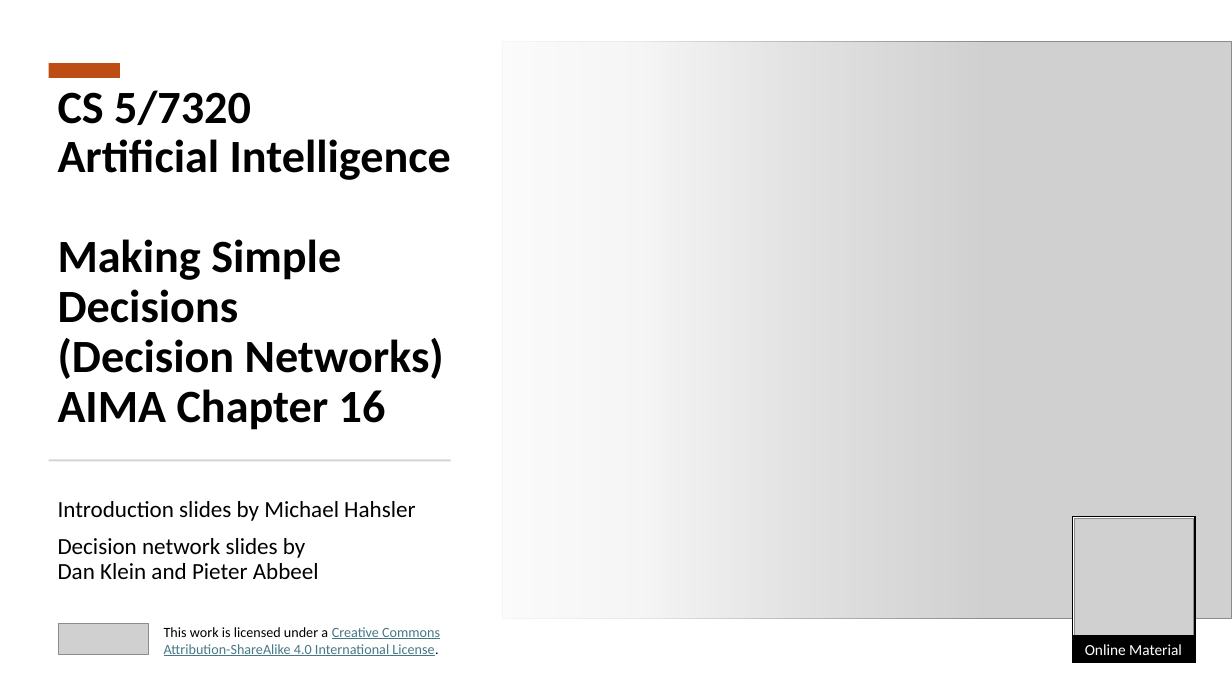
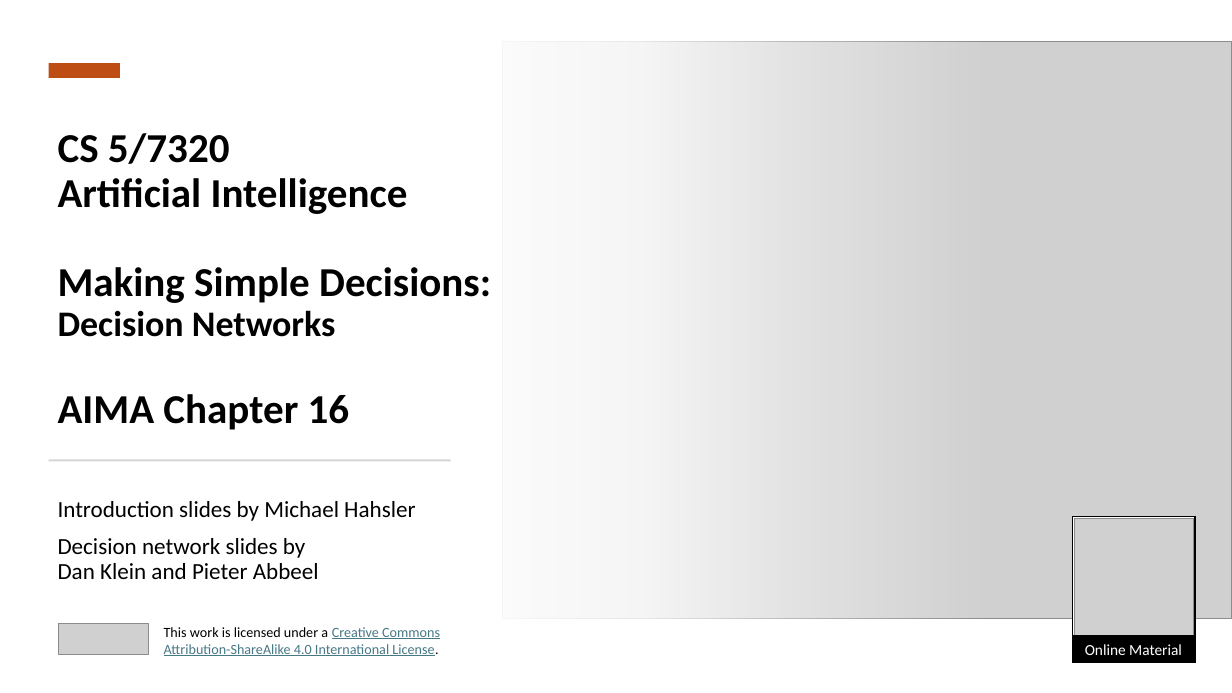
Before and after one commit to mhahsler/CS7320-AI, a slide deck: slide 1 of slides/16_decision_making.pptx. Drawn at 1232x693 pixels with LibreOffice and Linux fonts; fonts in the diff are those of the drawing; grey boxes stand for pictures. Boxes give left, top, right and bottom in pixels: in the first picture for what was removed or moved away, otherwise in the second. Text is boxed around its words. In the diff, an @@ line names an element or a change of style, - is before the commit and + after.

Commit message:
title slide.

```diff
--- a/slides/16_decision_making.pptx
+++ b/slides/16_decision_making.pptx
@@ title at bbox=[58, 133, 491, 430]: text changed; size 36 to 32 pt @@
-CS 5/7320
-Artificial Intelligence
-Making Simple Decisions
-(Decision Networks)
-AIMA Chapter 16
+CS 5/7320
+Artificial Intelligence
+Making Simple Decisions:
+Decision Networks
+AIMA Chapter 16
```
Also in this commit, not shown: 5 other files.
